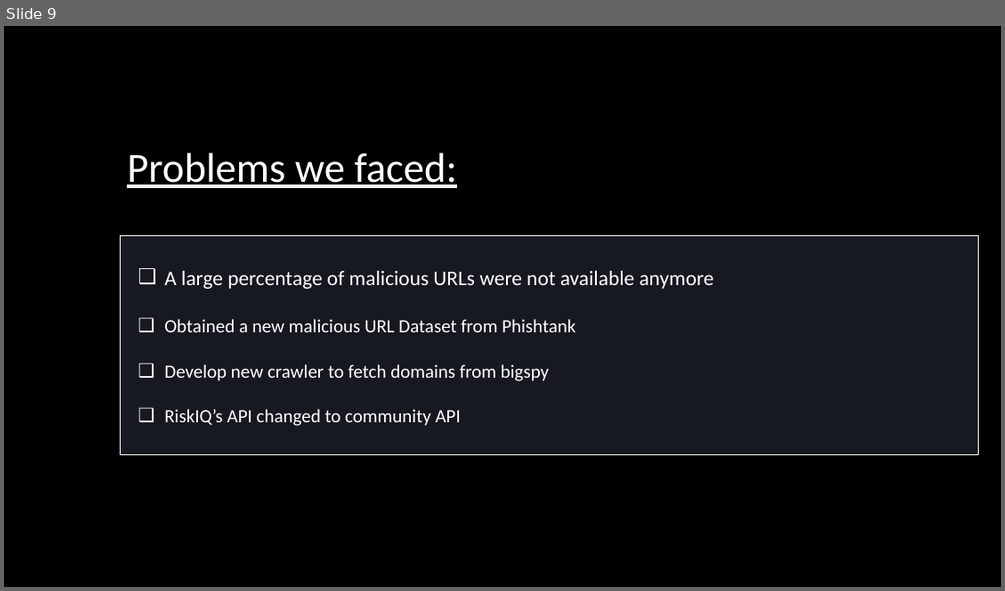
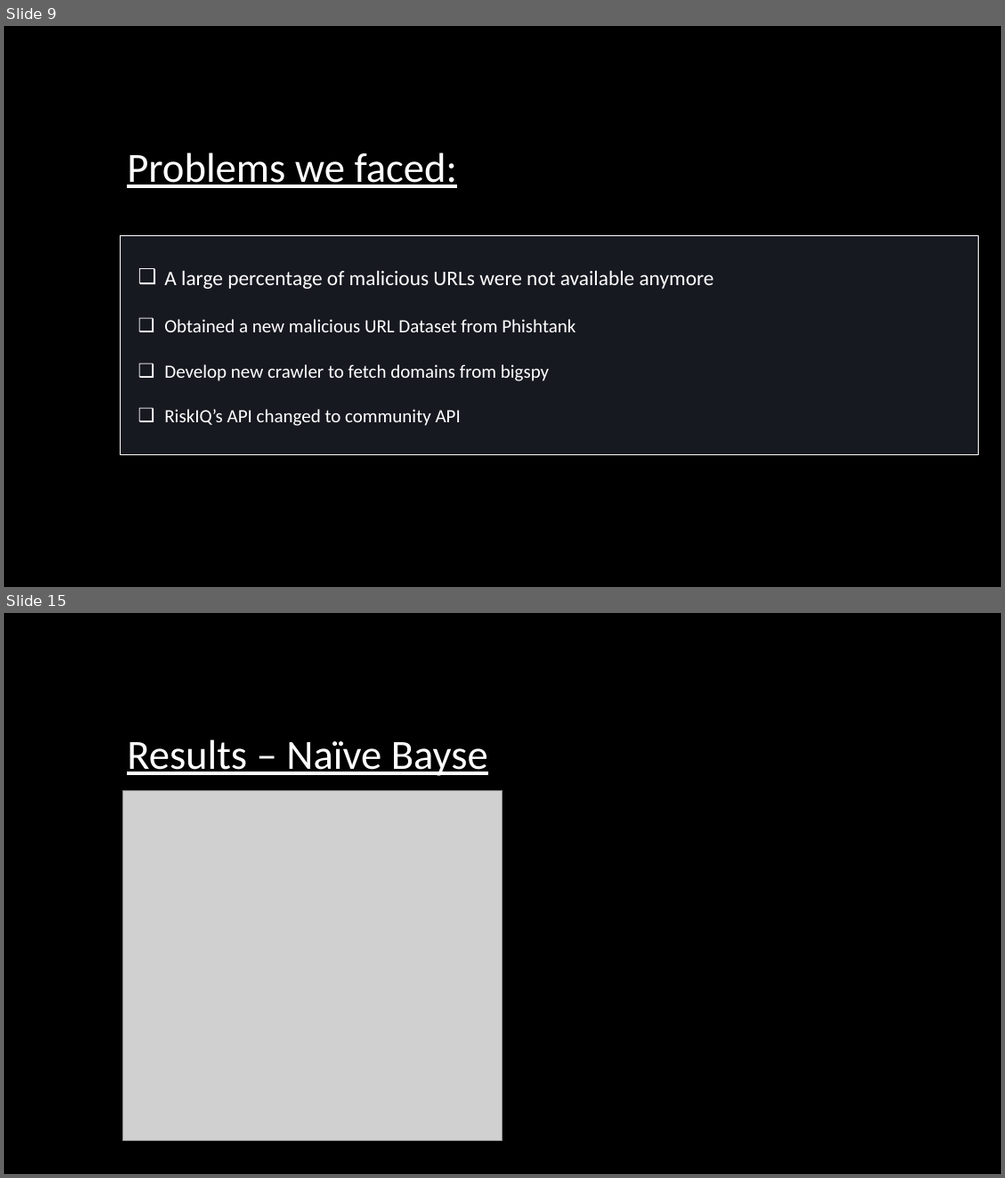
Before and after one commit to ElielGez/Malicious_URL_zdm_new_features_lee_eliel, a slide deck: Robust Malicious Domain Detection.pptx. Shown one above the other, each under a label of ours: slide 9 before the commit, slides 9 and 15 after it; the slides between them are not shown. The pictures are 1005x591 and 1005x1178 pixels, drawn with LibreOffice and Linux fonts; fonts in the diff are those of the drawing; grey boxes stand for pictures; background and template pictures are left out. Boxes give left, top, right and bottom in pixels: in the first picture for what was removed or moved away, otherwise in the second. Text is boxed around its words. In the diff, an @@ line names an element or a change of style, - is before the commit and + after.

```diff
--- a/Robust Malicious Domain Detection.pptx
+++ b/Robust Malicious Domain Detection.pptx
@@ slide 15 added at box(4, 613, 1001, 1174), background picture (left out) @@
@@ text added at box(127, 739, 488, 776), 40 pt, text #FFFFFF, underline @@
+Results – Naïve Bayse
@@ picture added at box(123, 791, 502, 1140) @@
```
Also in this commit, not shown: 2 slides changed, 6 other slides added.
